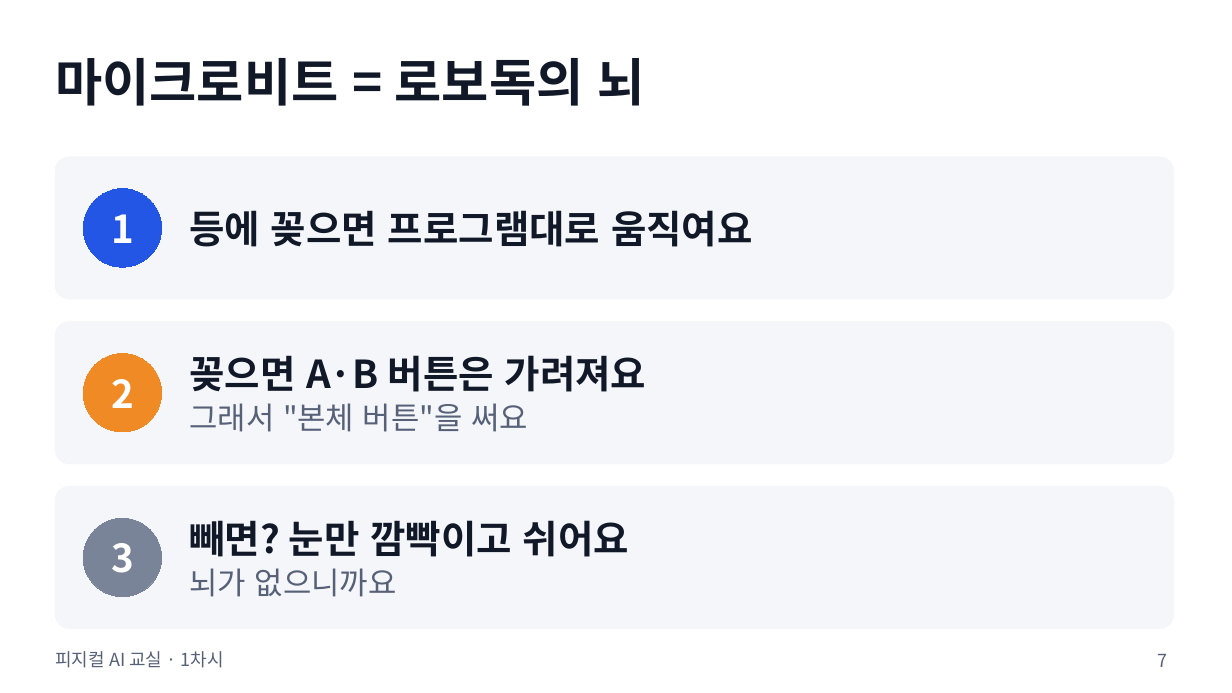
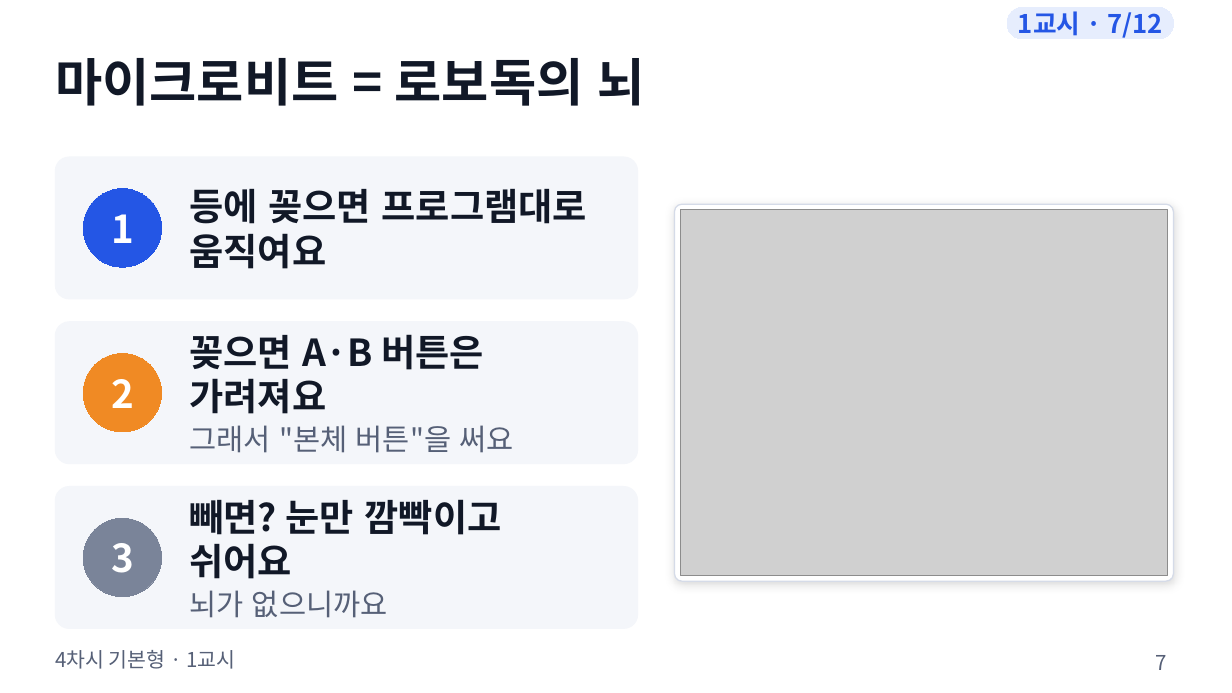
Before and after one commit to boundaryx01-uniquelife/microbit, a slide deck: slide 7 of materials/4차시_기본형/4차시_수업슬라이드.pptx. Drawn at 1232x693 pixels with LibreOffice and Linux fonts; fonts in the diff are those of the drawing; grey boxes stand for pictures. Boxes give left, top, right and bottom in pixels: in the first picture for what was removed or moved away, otherwise in the second. Text is boxed around its words. In the diff, an @@ line names an element or a change of style, - is before the commit and + after.

```diff
--- a/materials/4차시_기본형/4차시_수업슬라이드.pptx
+++ b/materials/4차시_기본형/4차시_수업슬라이드.pptx
@@ rounded rectangle added at (1007,7,1174,39), fill #E6EDFD, outline #E6EDFD 0.75 pt, 20 pt, text #2456E5, bold @@
+1교시 · 7/12
@@ rounded rectangle: place and size @@
-rounded rectangle at (55,157,1174,299)
+rounded rectangle at (55,157,638,299)
@@ text "등에 꽂으면 프로그램대로 움직여요" at (189,189,587,269): size 30 to 29 pt @@
@@ rounded rectangle added at (675,204,1174,581), fill #FFFFFF, outline #D5DBE8 1 pt @@
@@ picture added at (680,210,1168,576) @@
@@ rounded rectangle: place and size @@
-rounded rectangle at (55,322,1174,463)
+rounded rectangle at (55,322,638,463)
@@ text "꽂으면 A·B 버튼은 가려져요" at (189,334,514,453): size 30 to 29 pt in "꽂으면 A·B 버튼은 가려져요"; size 24 to 23 pt in "그래서 "본체 버튼"을 써요" @@
@@ rounded rectangle: place and size @@
-rounded rectangle at (55,487,1174,628)
+rounded rectangle at (55,487,638,628)
@@ text "빼면? 눈만 깜빡이고 쉬어요" at (189,499,501,618): size 30 to 29 pt in "빼면? 눈만 깜빡이고 쉬어요"; size 24 to 23 pt in "뇌가 없으니까요" @@
@@ text at (55,650,235,669): text changed; size 14 to 16 pt @@
-피지컬 AI 교실 · 1차시
+4차시 기본형 · 1교시
@@ page number at (1156,655,1167,670): size 14 to 16 pt @@
```
Also in this commit, not shown: 47 other slides changed, 20 other files.
